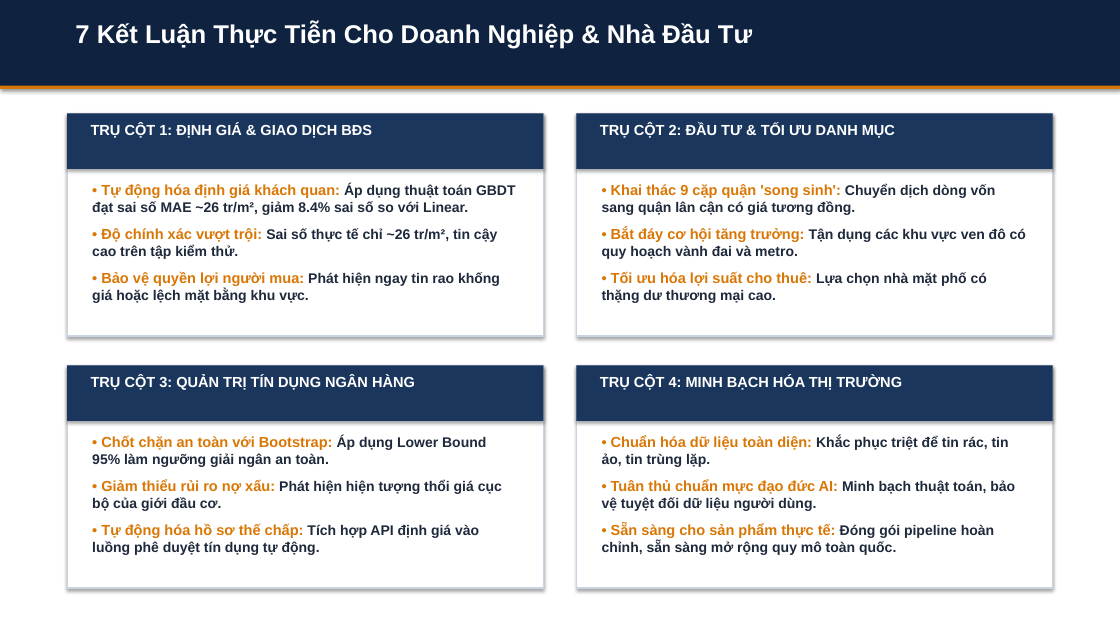
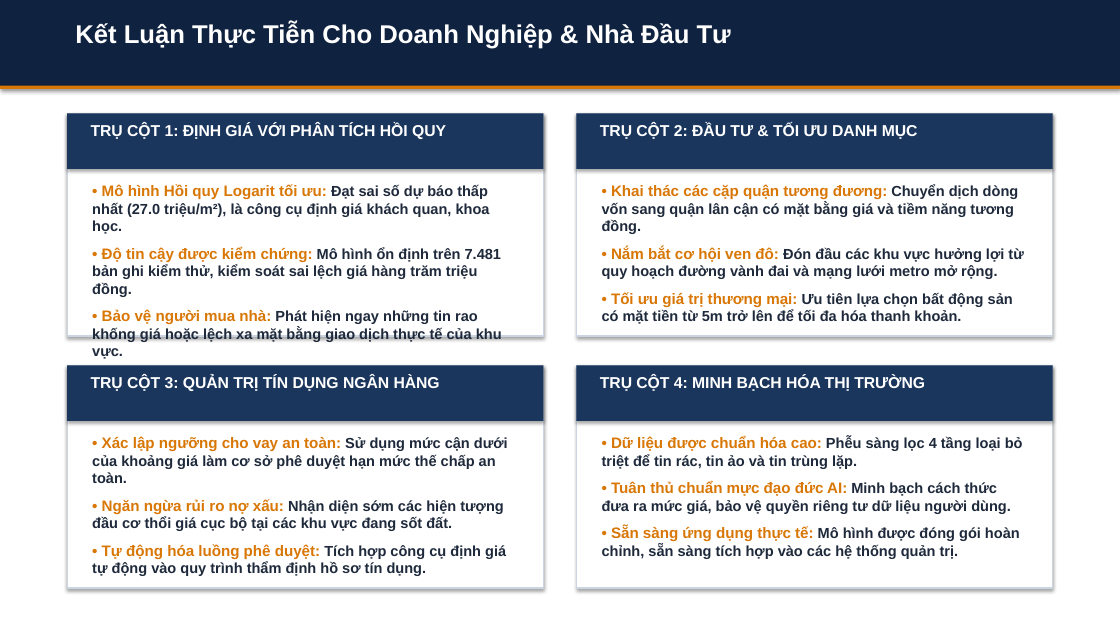
Before and after one commit to HoangLongNguyen-322007/bds_khdl, a slide deck: slide 22 of BAO_CAO_TIEN_DO_SLIDES.pptx. Drawn at 1120x630 pixels with LibreOffice and Linux fonts; fonts in the diff are those of the drawing. Boxes give left, top, right and bottom in pixels: in the first picture for what was removed or moved away, otherwise in the second. Text is boxed around its words. In the diff, an @@ line names an element or a change of style, - is before the commit and + after.

```diff
--- a/BAO_CAO_TIEN_DO_SLIDES.pptx
+++ b/BAO_CAO_TIEN_DO_SLIDES.pptx
@@ text at [75,22,731,49]: text changed @@
-7 Kết Luận Thực Tiễn Cho Doanh Nghiệp & Nhà Đầu Tư
+Kết Luận Thực Tiễn Cho Doanh Nghiệp & Nhà Đầu Tư
@@ text at [91,123,446,139]: text changed; size 12.5 to 13.5 pt @@
-TRỤ CỘT 1: ĐỊNH GIÁ & GIAO DỊCH BĐS
+TRỤ CỘT 1: ĐỊNH GIÁ VỚI PHÂN TÍCH HỒI QUY
@@ text at [92,184,502,359]: text changed; size 12 to 12.5 pt @@
-• Tự động hóa định giá khách quan: Áp dụng thuật toán GBDT đạt sai số MAE ~26 tr/m², giảm 8.4% sai số so với Linear.
-• Độ chính xác vượt trội: Sai số thực tế chỉ ~26 tr/m², tin cậy cao trên tập kiểm thử.
-• Bảo vệ quyền lợi người mua: Phát hiện ngay tin rao khống giá hoặc lệch mặt bằng khu vực.
+• Mô hình Hồi quy Logarit tối ưu: Đạt sai số dự báo thấp nhất (27.0 triệu/m²), là công cụ định giá khách quan, khoa học.
+• Độ tin cậy được kiểm chứng: Mô hình ổn định trên 7.481 bản ghi kiểm thử, kiểm soát sai lệch giá hàng trăm triệu đồng.
+• Bảo vệ người mua nhà: Phát hiện ngay những tin rao khống giá hoặc lệch xa mặt bằng giao dịch thực tế của khu vực.
@@ text at [602,184,1023,324]: text changed; size 12 to 12.5 pt @@
-• Khai thác 9 cặp quận 'song sinh': Chuyển dịch dòng vốn sang quận lân cận có giá tương đồng.
-• Bắt đáy cơ hội tăng trưởng: Tận dụng các khu vực ven đô có quy hoạch vành đai và metro.
-• Tối ưu hóa lợi suất cho thuê: Lựa chọn nhà mặt phố có thặng dư thương mại cao.
+• Khai thác các cặp quận tương đương: Chuyển dịch dòng vốn sang quận lân cận có mặt bằng giá và tiềm năng tương đồng.
+• Nắm bắt cơ hội ven đô: Đón đầu các khu vực hưởng lợi từ quy hoạch đường vành đai và mạng lưới metro mở rộng.
+• Tối ưu giá trị thương mại: Ưu tiên lựa chọn bất động sản có mặt tiền từ 5m trở lên để tối đa hóa thanh khoản.
@@ size 12.5 to 13.5 pt in 3 elements at [600,123,918,139], [91,375,440,391], [600,375,925,391] @@
@@ text at [92,436,508,576]: text changed; size 12 to 12.5 pt @@
-• Chốt chặn an toàn với Bootstrap: Áp dụng Lower Bound 95% làm ngưỡng giải ngân an toàn.
-• Giảm thiểu rủi ro nợ xấu: Phát hiện hiện tượng thổi giá cục bộ của giới đầu cơ.
-• Tự động hóa hồ sơ thế chấp: Tích hợp API định giá vào luồng phê duyệt tín dụng tự động.
+• Xác lập ngưỡng cho vay an toàn: Sử dụng mức cận dưới của khoảng giá làm cơ sở phê duyệt hạn mức thế chấp an toàn.
+• Ngăn ngừa rủi ro nợ xấu: Nhận diện sớm các hiện tượng đầu cơ thổi giá cục bộ tại các khu vực đang sốt đất.
+• Tự động hóa luồng phê duyệt: Tích hợp công cụ định giá tự động vào quy trình thẩm định hồ sơ tín dụng.
@@ text at [602,436,1023,559]: text changed; size 12 to 12.5 pt @@
-• Chuẩn hóa dữ liệu toàn diện: Khắc phục triệt để tin rác, tin ảo, tin trùng lặp.
-• Tuân thủ chuẩn mực đạo đức AI: Minh bạch thuật toán, bảo vệ tuyệt đối dữ liệu người dùng.
-• Sẵn sàng cho sản phẩm thực tế: Đóng gói pipeline hoàn chỉnh, sẵn sàng mở rộng quy mô toàn quốc.
+• Dữ liệu được chuẩn hóa cao: Phễu sàng lọc 4 tầng loại bỏ triệt để tin rác, tin ảo và tin trùng lặp.
+• Tuân thủ chuẩn mực đạo đức AI: Minh bạch cách thức đưa ra mức giá, bảo vệ quyền riêng tư dữ liệu người dùng.
+• Sẵn sàng ứng dụng thực tế: Mô hình được đóng gói hoàn chỉnh, sẵn sàng tích hợp vào các hệ thống quản trị.
```
Also in this commit, not shown: 22 other slides changed, 7 other files.
